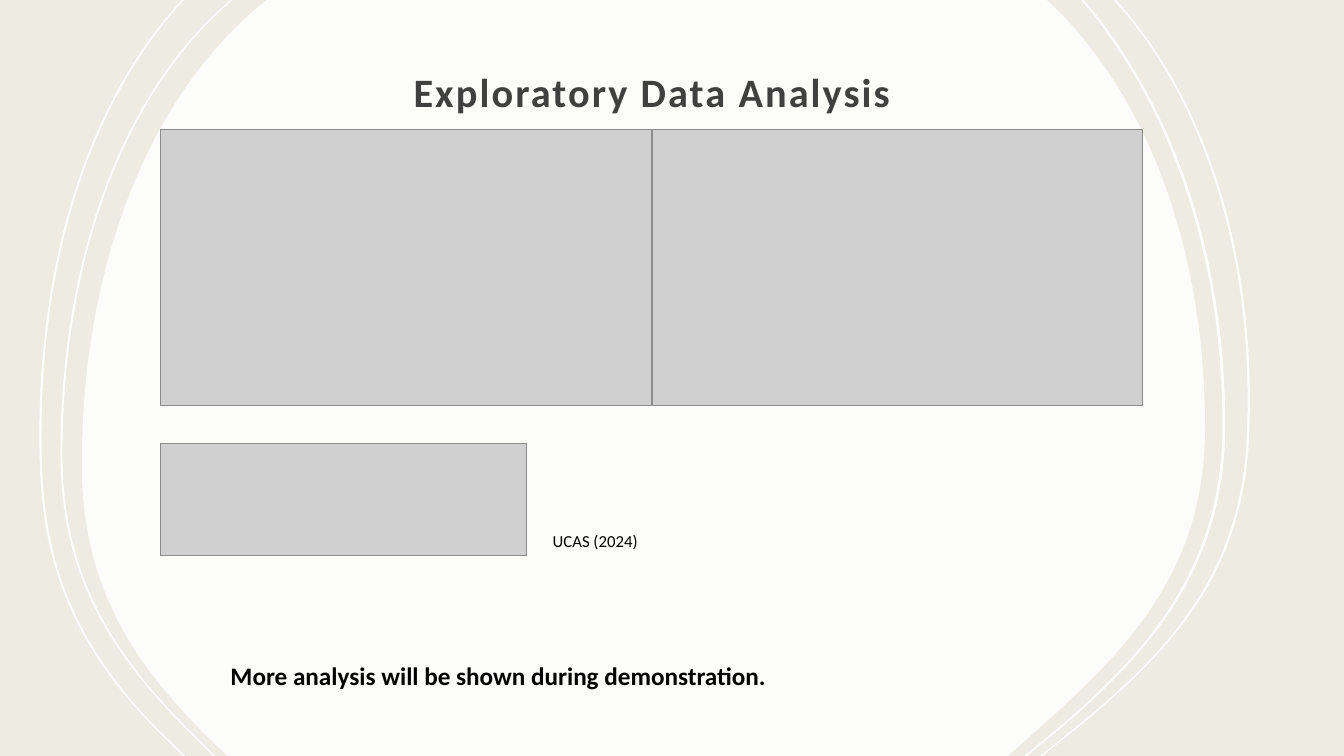
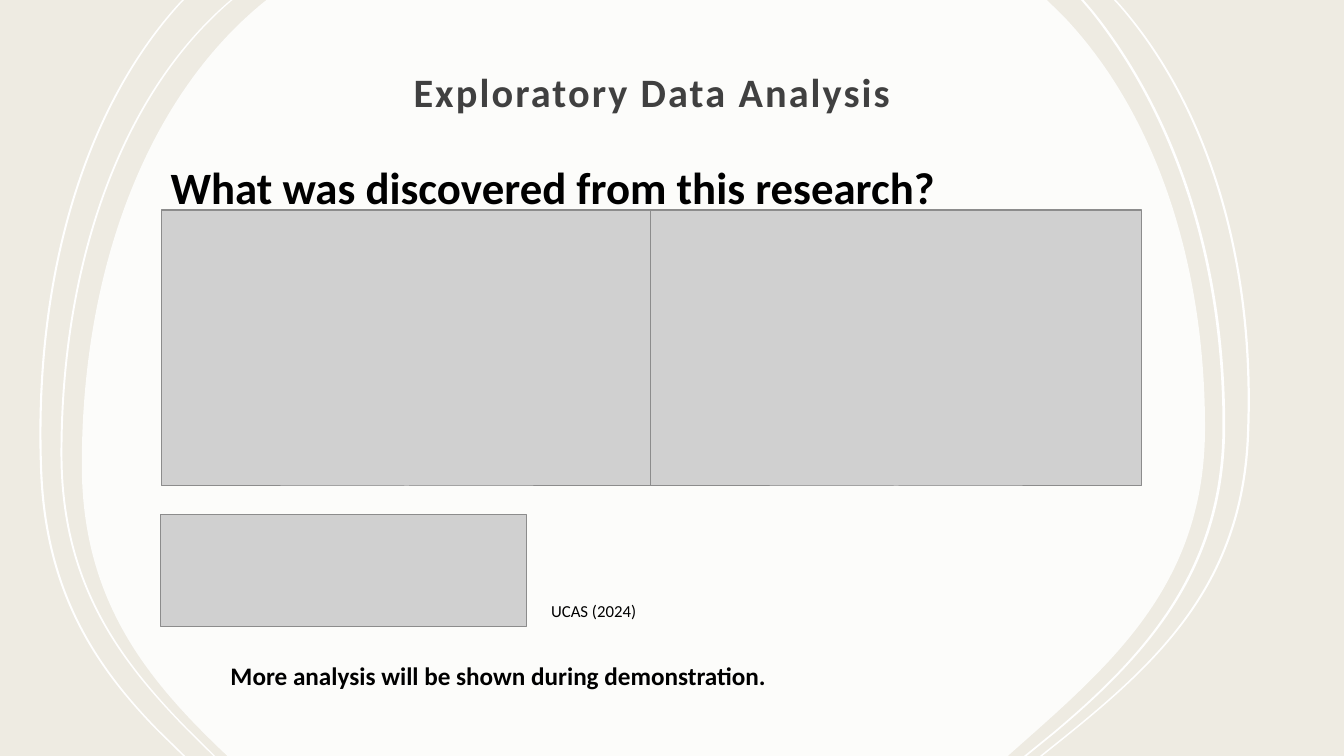
Before and after one commit to kene-onwumbiko/Masters_Final_Project, a slide deck: slide 6 of Chidera - MSc Applied Data Science - Project Presentation.pptx. Drawn at 1344x756 pixels with LibreOffice and Linux fonts; fonts in the diff are those of the drawing; grey boxes stand for pictures; background and template pictures are left out. Boxes give left, top, right and bottom in pixels: in the first picture for what was removed or moved away, otherwise in the second. Text is boxed around its words. In the diff, an @@ line names an element or a change of style, - is before the commit and + after.

```diff
--- a/Chidera - MSc Applied Data Science - Project Presentation.pptx
+++ b/Chidera - MSc Applied Data Science - Project Presentation.pptx
@@ text added at [171, 172, 934, 216], 32 pt, text #000000, bold @@
+What was discovered from this research?
@@ picture: place and size @@
-picture at [160, 129, 651, 405]
+picture at [161, 210, 652, 486]
@@ picture: place and size @@
-picture at [652, 129, 1143, 405]
+picture at [651, 210, 1142, 486]
@@ picture: place and size @@
-picture at [160, 444, 526, 556]
+picture at [160, 515, 526, 627]
@@ text "UCAS (2024)": place and size @@
-text "UCAS (2024)" at [553, 535, 637, 549]
+text "UCAS (2024)" at [551, 605, 636, 619]
```
Also in this commit, not shown: 2 slides added.
